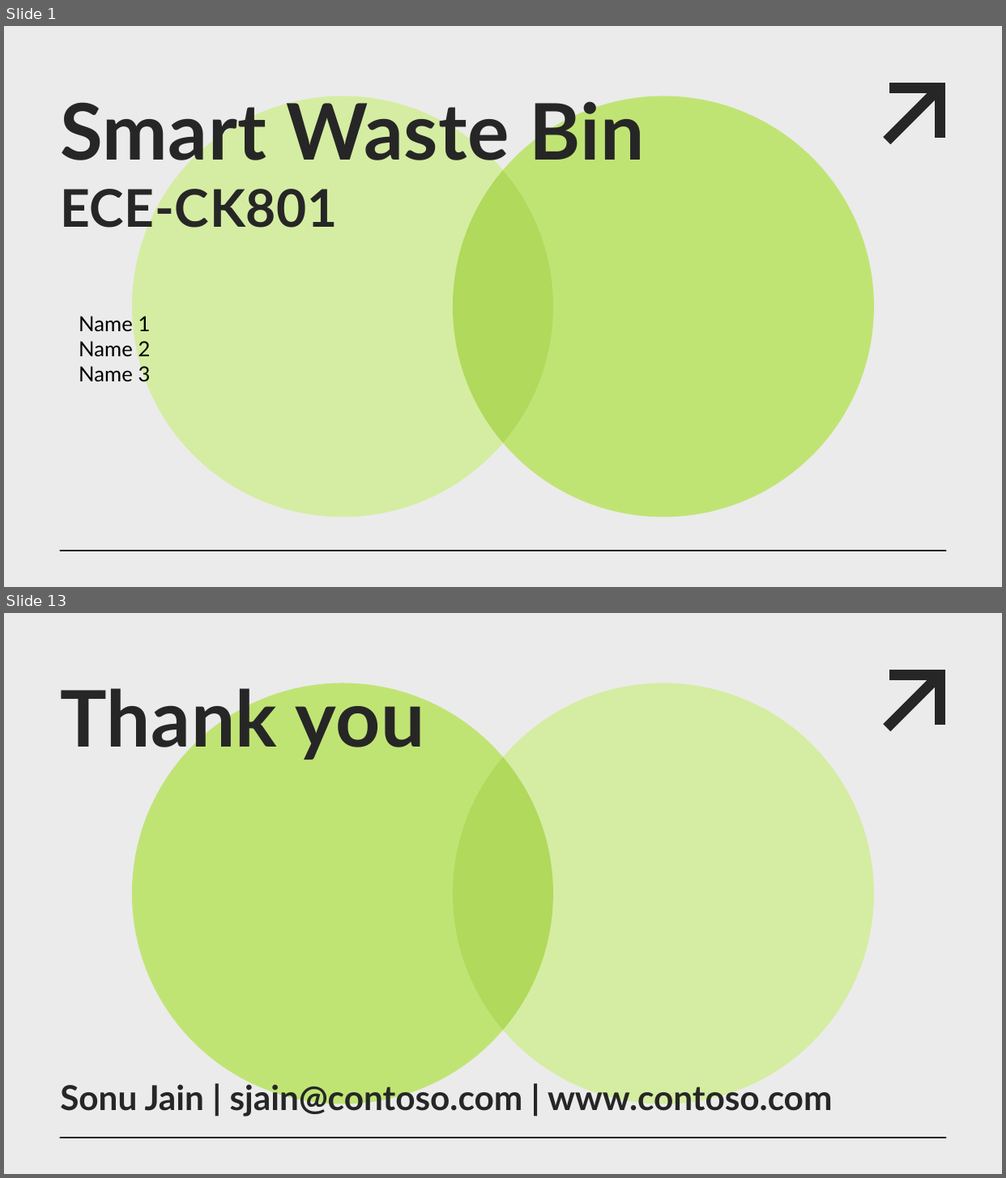
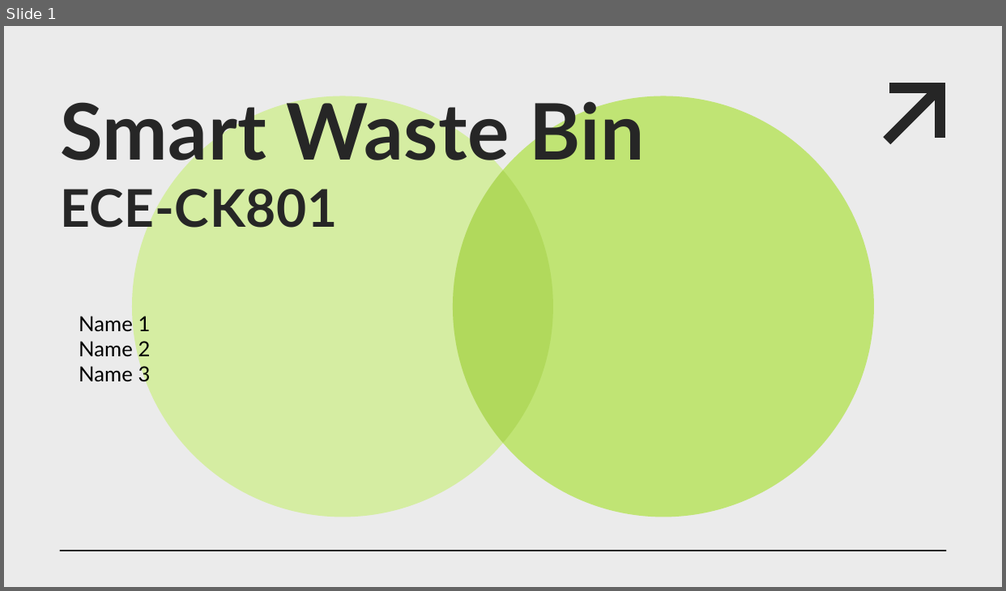
Before and after one commit to jimfil/smartWasteBinProject, a slide deck: presentation/team05_presentation.pptx. Shown one above the other, each under a label of ours: slides 1 and 13 before the commit, slide 1 after it; the slides between them are not shown. The pictures are 1006x1178 and 1006x591 pixels, drawn with LibreOffice and Linux fonts; fonts in the diff are those of the drawing. Boxes give left, top, right and bottom in pixels: in the first picture for what was removed or moved away, otherwise in the second. Text is boxed around its words. In the diff, an @@ line names an element or a change of style, - is before the commit and + after.

```diff
--- a/presentation/team05_presentation.pptx
+++ b/presentation/team05_presentation.pptx
@@ slide 13 removed at [4, 613, 1002, 1174], background #EBEBEB; not listed: 4 template elements that a slide beside it also shows @@
@@ title removed at [60, 679, 425, 762] @@
-Thank you
@@ ellipse removed at [132, 683, 553, 1105] @@
@@ ellipse removed at [454, 683, 875, 1105] @@
@@ freeform shape removed at [454, 757, 553, 1030] @@
@@ subtitle removed at [60, 1081, 832, 1117] @@
-Sonu Jain | sjain@contoso.com | www.contoso.com
```
Also in this commit, not shown: 1 slide changed, 4 slides added, 10 other slides removed.
